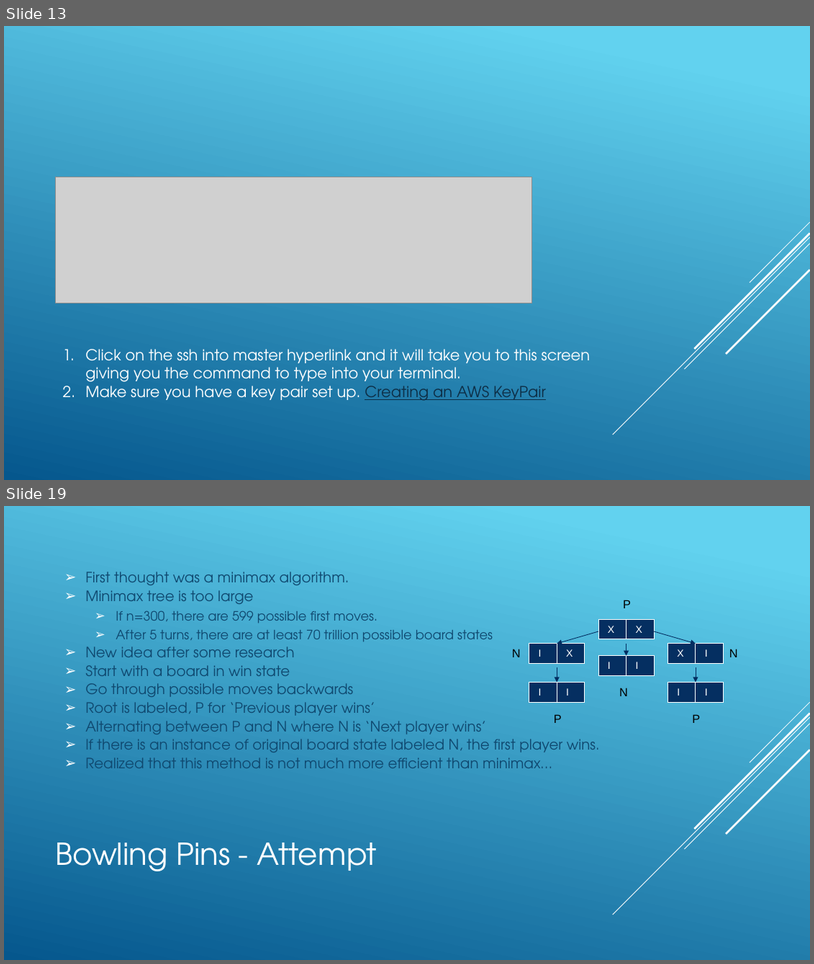
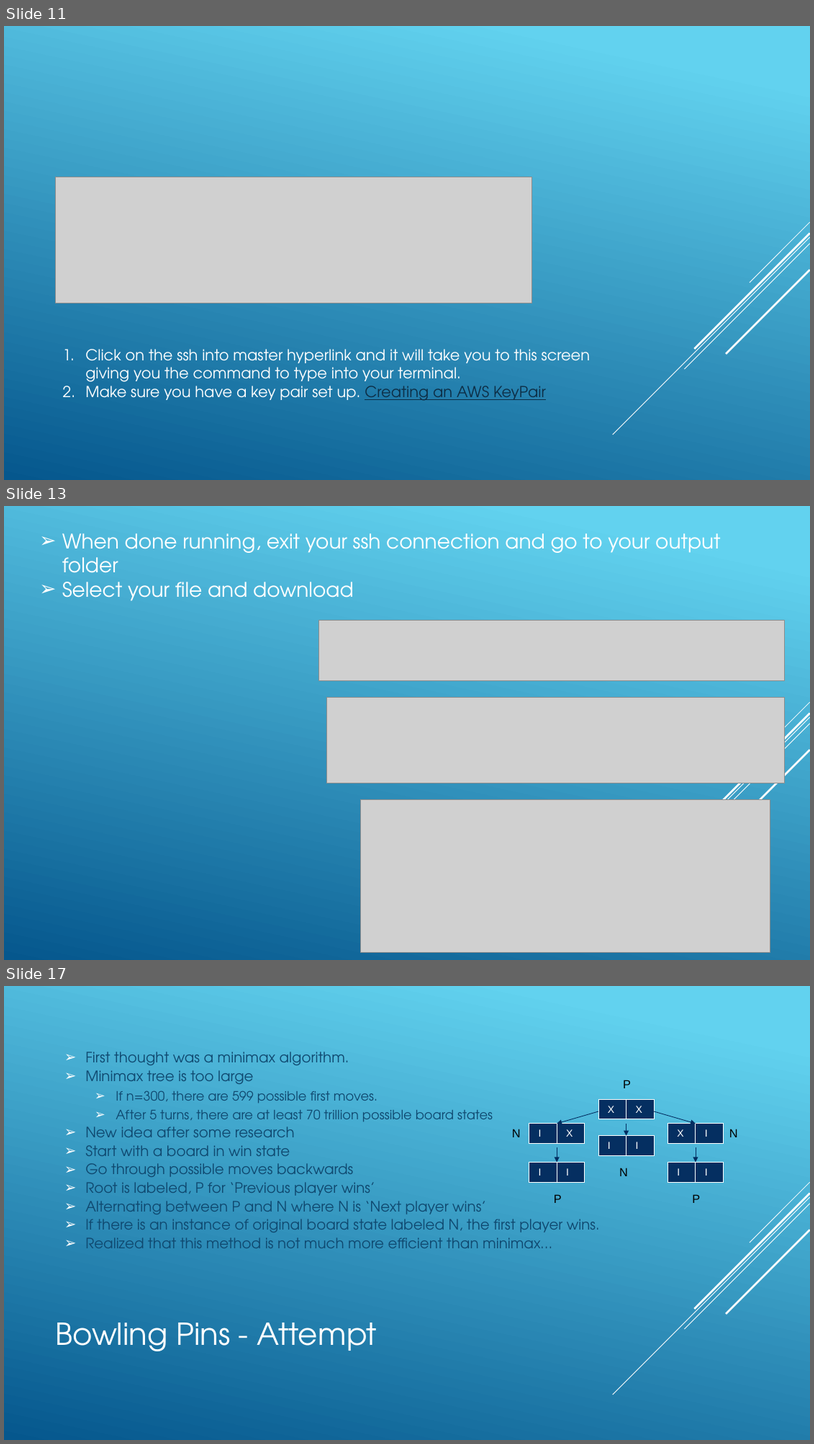
Before and after one commit to revature-scalawags/Project2-Group6, a slide deck: Group Twitter Stream - Project1.pptx. Shown one above the other, each under a label of ours: slides 13 and 19 before the commit, slides 11, 13 and 17 after it; the slides between them are not shown. The pictures are 814x964 and 814x1444 pixels, drawn with LibreOffice and Linux fonts; fonts in the diff are those of the drawing; grey boxes stand for pictures. Boxes give left, top, right and bottom in pixels: in the first picture for what was removed or moved away, otherwise in the second. Text is boxed around its words. In the diff, an @@ line names an element or a change of style, - is before the commit and + after.

```diff
--- a/Group Twitter Stream - Project1.pptx
+++ b/Group Twitter Stream - Project1.pptx
@@ slide 13 added at box(4, 506, 810, 960), background gradient #62D2EF to #05578D; not listed: 5 template elements that a slide beside it also shows @@
@@ text added at box(62, 533, 720, 601), 24 pt, text #FFFFFF @@
+➢ When done running, exit your ssh connection and go to your output folder
+➢ Select your file and download
@@ picture added at box(319, 620, 786, 681) @@
@@ picture added at box(327, 698, 785, 783) @@
@@ picture added at box(360, 800, 771, 952) @@
@@ what was slide 13 is now slide 11 @@
@@ what was slide 19 is now slide 17 @@
```
Also in this commit, not shown: 4 slides changed, 2 other slides added, 5 slides removed, 1 other file.
